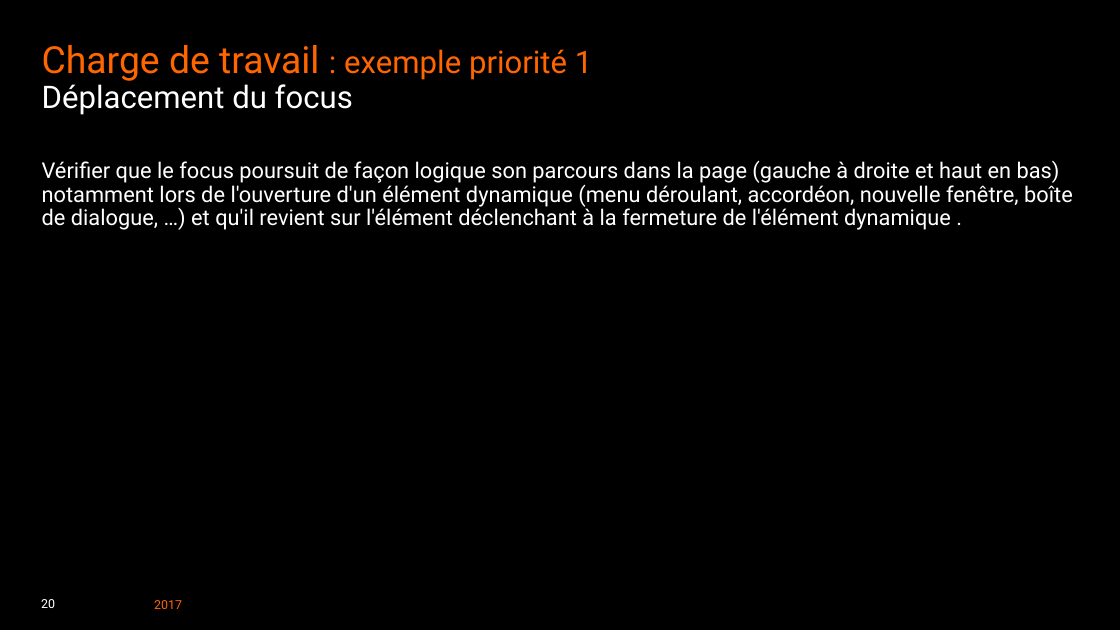
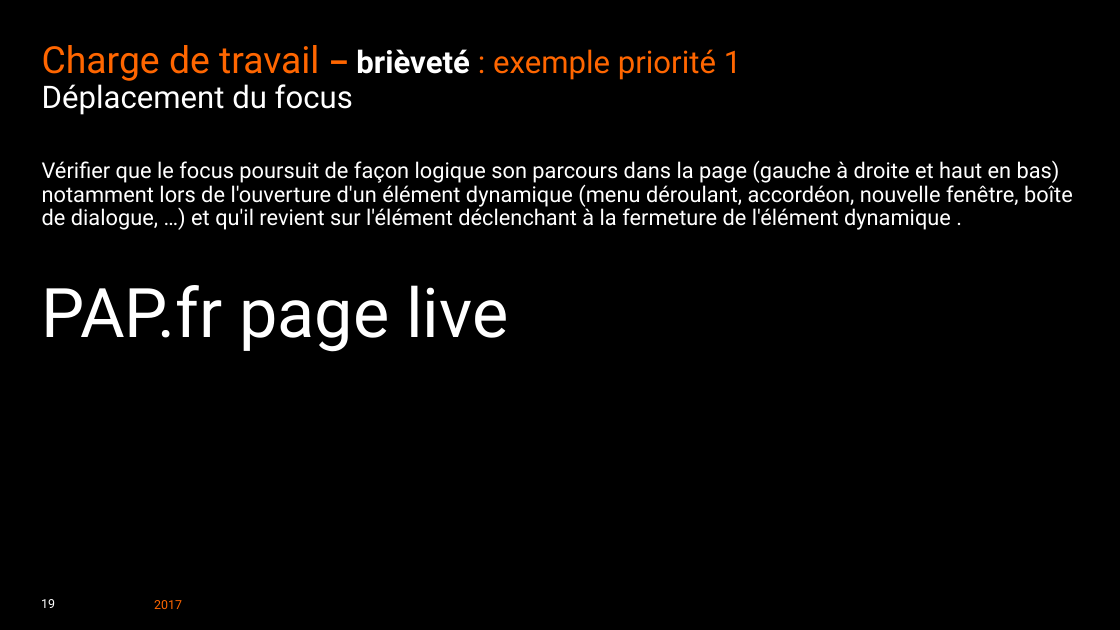
Before and after one commit to Aniort/PW2017, a slide deck: slide 19 of pw2017-Ergo a11y VT.ppt (slide 20 before the commit). Drawn at 1120x630 pixels with LibreOffice and Linux fonts; fonts in the diff are those of the drawing; background and template pictures are left out. Boxes give left, top, right and bottom in pixels: in the first picture for what was removed or moved away, otherwise in the second. Text is boxed around its words. In the diff, an @@ line names an element or a change of style, - is before the commit and + after.

```diff
--- a/pw2017-Ergo a11y VT.ppt
+++ b/pw2017-Ergo a11y VT.ppt
@@ title at [42,45,741,115]: text changed @@
-Charge de travail : exemple priorité 1
-Déplacement du focus
+Charge de travail – brièveté : exemple priorité 1
+Déplacement du focus
@@ text at [42,285,508,352]: paragraph added @@
+PAP.fr page live
@@ page number at [41,599,55,608]: text changed @@
-20
+19
```
Also in this commit, not shown: 22 other slides changed, 1 slide added, 3 slides removed, 7 other files.
